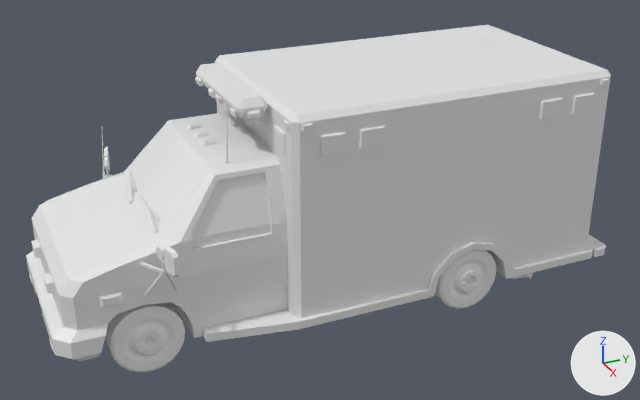
One commit to the Blender file Vehicles/Vehicle_AmbulanceVan/AmbulanceVan.blend: the scene before it, then after it.
One viewpoint serves both versions: a 50 mm lens placed at (3.87, -1.77, 1.88), pointed at (0.04, -0.05, -0.03). The axes (+X, +Y, +Z) are drawn at lower right. The lights are the same throughout. Materials are left out; every surface is plain grey.

In view in the first picture: 'AmbulanceVan', 'FRONT WHEELS', 'REAR WHEELS'.
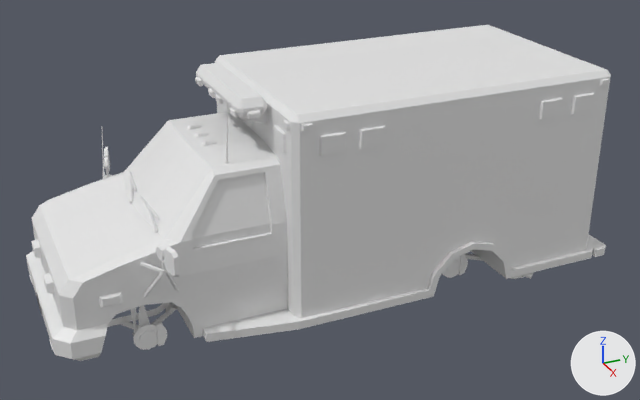
The change, as JSON lines over the scene's bpy script:
```json
{"op": "remove", "block": "ob_rear_wheels", "code": ["ob_rear_wheels = bpy.data.objects.new('REAR WHEELS', me_rear_wheels)", "ob_rear_wheels.location = (0.0, 0.0, -0.003)", "ob_rear_wheels.rotation_euler = (1.571, 0.0, 0.0)  # degrees (90, 0, 0)", "ob_rear_wheels.scale = (1.04, 1.04, 1.04)"]}
{"op": "remove", "block": "ob_front_wheels", "code": ["ob_front_wheels = bpy.data.objects.new('FRONT WHEELS', me_front_wheels)", "ob_front_wheels.location = (0.0, 0.0, 0.0)", "ob_front_wheels.rotation_euler = (1.571, 0.0, 0.0)  # degrees (90, 0, 0)", "ob_front_wheels.scale = (1.04, 1.04, 1.04)"]}
```

Where the change shows, as pixel boxes (x1, y1, x2, y2) in the pictures (640 x 400 px):
```json
{"object": "FRONT WHEELS", "change": "deleted", "before": [105, 302, 185, 372]}
{"object": "REAR WHEELS", "change": "deleted", "before": [435, 250, 496, 309]}
```
